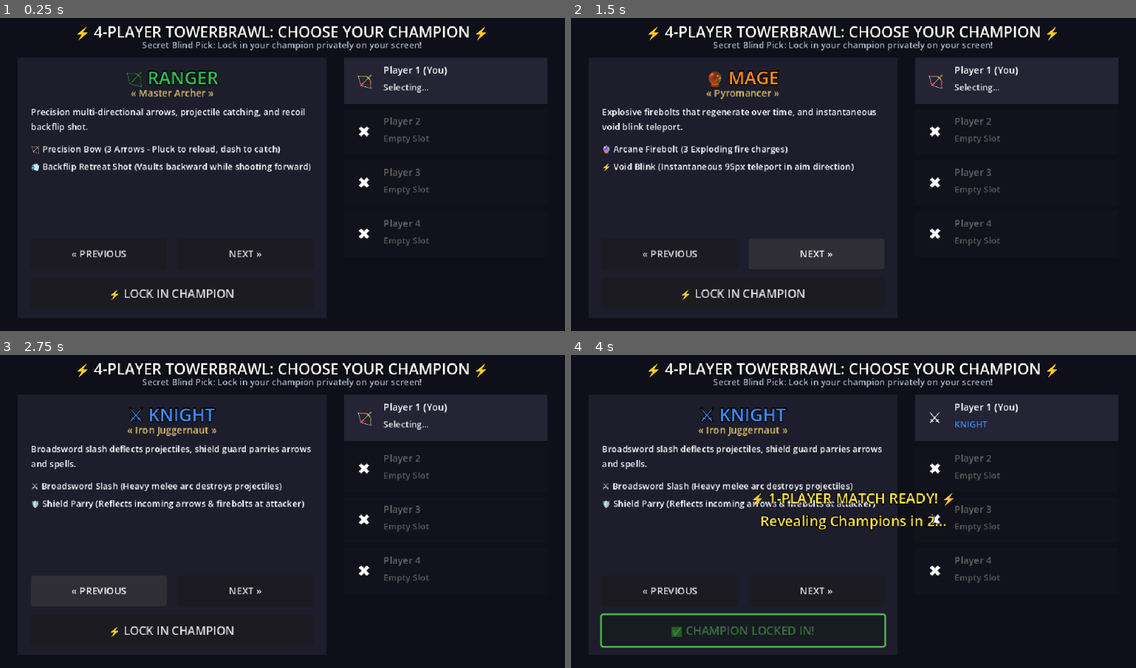
Above: before the commit, frames 1-4 (two rows, left to right).
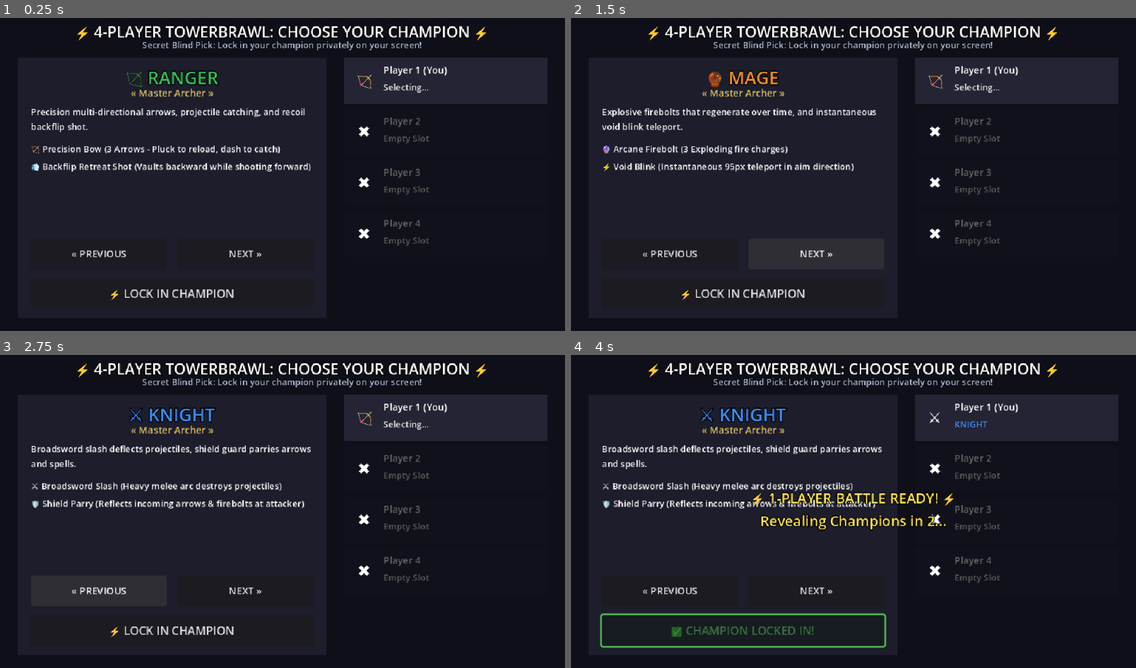
Above: after the commit, the same moments.

Repository: nemr118/tower_brawl
Game: Godot game, scene res://scenes/character_select.tscn
Same seed, same stepped clock (60 frames per second), same inputs: the game is played once before the commit and once after it.
Inputs (mouse positions are in pixels of both pictures, inside the frame that each line leads up to):
- Up to frame 1 (0.25 s): no input
- Up to frame 2 (1.5 s): click "NEXT »" at 0.5 s; click "NEXT »" at 1.25 s
- Up to frame 3 (2.75 s): click "« PREVIOUS" at 2 s
- Up to frame 4 (4 s): click "⚡ LOCK IN CHAMPION" at 2.75 s; tap Enter (ui_accept) at 3.5, 3.77 s; move the mouse to (977, 492) at 3.52 s; hold Right (ui_right) from 3.53 s (still down); tap R at 3.6 s; click (977, 492) at 3.67 s

The runs differ from the first frame. In frame 2, 0.2% of the frame differs, in the area x 23-38%, y 22-26%; in frame 3, 0.3%; in frame 4, 0.6%, in the area x 22-68%, y 22-48%.

Commit message:
Fix lobby player join signal and JSON array type matching so all connected family members appear immediately

Diff:
--- a/scripts/character_select.gd
+++ b/scripts/character_select.gd
@@ -1,16 +1,15 @@
 extends Control
 
-## Dynamic Player Lobby & Secret Character Selection Draft Screen
-## Automatically starts with 2, 3, or 4 players based on who is connected!
+## Dynamic 4-Player Secret Character Selection Draft Screen
 
 var local_player_id: int = 1
 var selected_class_idx: int = 0
 var is_locked_in: bool = false
 var locked_players = {}
-var active_player_ids = [1]
+var active_player_ids: Array[int] = [1]
 var is_revealing: bool = false
 
-@onready var title_label = $CardShowcase/ChampionTitle
+@onready var title_label = $TitleBar
 @onready var name_label = $CardShowcase/ChampionName
 @onready var desc_label = $CardShowcase/ChampionDesc
 @onready var primary_label = $CardShowcase/Skills/PrimaryLabel
@@ -51,37 +50,54 @@
 
 func _ready():
 	local_player_id = NetworkManager.my_player_id
+	active_player_ids = NetworkManager.active_players.duplicate()
+	locked_players = NetworkManager.locked_opponents.duplicate()
+
 	NetworkManager.connect("connected_to_server", Callable(self, "_on_connected_to_server"))
 	NetworkManager.connect("player_joined_room", Callable(self, "_on_player_joined"))
 	NetworkManager.connect("player_left_room", Callable(self, "_on_player_left"))
 	NetworkManager.connect("opponent_locked_in", Callable(self, "_on_opponent_locked_in"))
 
-	_update_active_players([1])
+	_sync_global_configs()
 	_update_showcase()
 	_update_roster()
 
 func _on_connected_to_server(p_id: int):
 	local_player_id = p_id
 	print("🎯 Local player assigned to Slot P", local_player_id)
+	_sync_global_configs()
 	_update_roster()
 
 func _on_player_joined(p_id: int, active_list):
 	print("👋 Player ", p_id, " joined the match room! Active: ", active_list)
-	_update_active_players(active_list)
-	_update_roster()
+	active_player_ids.clear()
+	for x in active_list:
+		active_player_ids.append(int(x))
+	if not active_player_ids.has(local_player_id):
+		active_player_ids.append(local_player_id)
+
+	_sync_global_configs()
+	_update_roster()
+	_check_all_ready()
 
 func _on_player_left(p_id: int, active_list):
 	print("🚪 Player ", p_id, " left the room. Active: ", active_list)
+	active_player_ids.clear()
+	for x in active_list:
+		active_player_ids.append(int(x))
+	if not active_player_ids.has(local_player_id):
+		active_player_ids.append(local_player_id)
+
 	if p_id in locked_players:
 		locked_players.erase(p_id)
-	_update_active_players(active_list)
-	_update_roster()
-	_check_all_ready()
-
-func _update_active_players(active_list):
-	active_player_ids = active_list
+
+	_sync_global_configs()
+	_update_roster()
+	_check_all_ready()
+
+func _sync_global_configs():
 	for p_id in range(1, 5):
-		Global.player_configs[p_id]["active"] = (p_id in active_list or p_id == local_player_id)
+		Global.player_configs[p_id]["active"] = (p_id in active_player_ids or p_id == local_player_id)
 
 func _on_opponent_locked_in(opp_id: int, opp_class: int):
 	print("🔒 Opponent P", opp_id, " locked in secretly with class: ", opp_class)
@@ -115,9 +131,7 @@
 
 	name_label.text = c_info["icon"] + " " + c_info["name"].to_upper()
 	name_label.modulate = c_info["color"]
-	title_label.text = "« " + c_info["title"] + " »"
 	desc_label.text = c_info["desc"]
-
 	primary_label.text = s_info["primary"]
 	special_label.text = s_info["special"]
 
@@ -152,7 +166,7 @@
 	var icon_lbl = card.get_node("Icon")
 
 	if not is_active:
-		card.color = Color(0.08, 0.08, 0.12, 0.5)
+		card.color = Color(0.08, 0.08, 0.12, 0.4)
 		name_lbl.text = "Player " + str(p_id)
 		name_lbl.modulate = Color(0.4, 0.4, 0.4)
 		icon_lbl.text = "✖️"
@@ -196,14 +210,15 @@
 		if p_id in locked_players:
 			locked_count += 1
 
-	# Start if all currently connected players (at least 2, or 1 for test) are locked in!
+	print("📊 Lobby Status: ", locked_count, "/", active_count, " locked in.")
+
 	if active_count >= 1 and locked_count >= active_count and not is_revealing:
 		is_revealing = true
 		_start_reveal_countdown(active_count)
 
 func _start_reveal_countdown(player_count: int):
 	banner_label.visible = true
-	var count_str = str(player_count) + "-PLAYER MATCH"
+	var count_str = str(player_count) + "-PLAYER BATTLE"
 	banner_label.text = "⚡ " + count_str + " READY! ⚡\nRevealing Champions in 3..."
 	await get_tree().create_timer(1.0).timeout
 	banner_label.text = "⚡ " + count_str + " READY! ⚡\nRevealing Champions in 2..."
--- a/scripts/network_manager.gd
+++ b/scripts/network_manager.gd
@@ -17,6 +17,8 @@
 var is_connected: bool = false
 var my_player_id: int = 1
 var server_url: String = ""
+var active_players: Array[int] = [1]
+var locked_opponents: Dictionary = {}
 
 func _ready():
 	_determine_url_and_connect()
@@ -84,28 +86,46 @@
 	if type == "assign_id":
 		my_player_id = int(data.get("id", 1))
 		print("🎮 Assigned Player ID: ", my_player_id)
+
+		active_players.clear()
+		for x in data.get("active_players", [1]):
+			active_players.append(int(x))
+		if not active_players.has(my_player_id):
+			active_players.append(my_player_id)
+
 		emit_signal("connected_to_server", my_player_id)
+		emit_signal("player_joined_room", my_player_id, active_players)
 
-		# Process any already locked opponents
 		var locked_map = data.get("locked_players", {})
 		for p_str in locked_map:
 			var p_id = int(p_str)
+			var c_type = int(locked_map[p_str])
+			locked_opponents[p_id] = c_type
 			if p_id != my_player_id:
-				emit_signal("opponent_locked_in", p_id, int(locked_map[p_str]))
+				emit_signal("opponent_locked_in", p_id, c_type)
 
 	elif type == "player_joined":
 		var p_id = int(data.get("id", 1))
-		var active = data.get("active_players", [])
-		emit_signal("player_joined_room", p_id, active)
+		active_players.clear()
+		for x in data.get("active_players", []):
+			active_players.append(int(x))
+		if not active_players.has(p_id):
+			active_players.append(p_id)
+		emit_signal("player_joined_room", p_id, active_players)
 
 	elif type == "player_left":
 		var p_id = int(data.get("id", 1))
-		var active = data.get("active_players", [])
-		emit_signal("player_left_room", p_id, active)
+		active_players.clear()
+		for x in data.get("active_players", []):
+			active_players.append(int(x))
+		if locked_opponents.has(p_id):
+			locked_opponents.erase(p_id)
+		emit_signal("player_left_room", p_id, active_players)
 
 	elif type == "lock_in":
 		var p_id = int(data.get("sender", 1))
 		var c_type = int(data.get("class", 0))
+		locked_opponents[p_id] = c_type
 		emit_signal("opponent_locked_in", p_id, c_type)
 
 	elif type == "sync_pos":
Not shown, changed: build/web/index.html
Not shown, changed: build/web/index.pck
